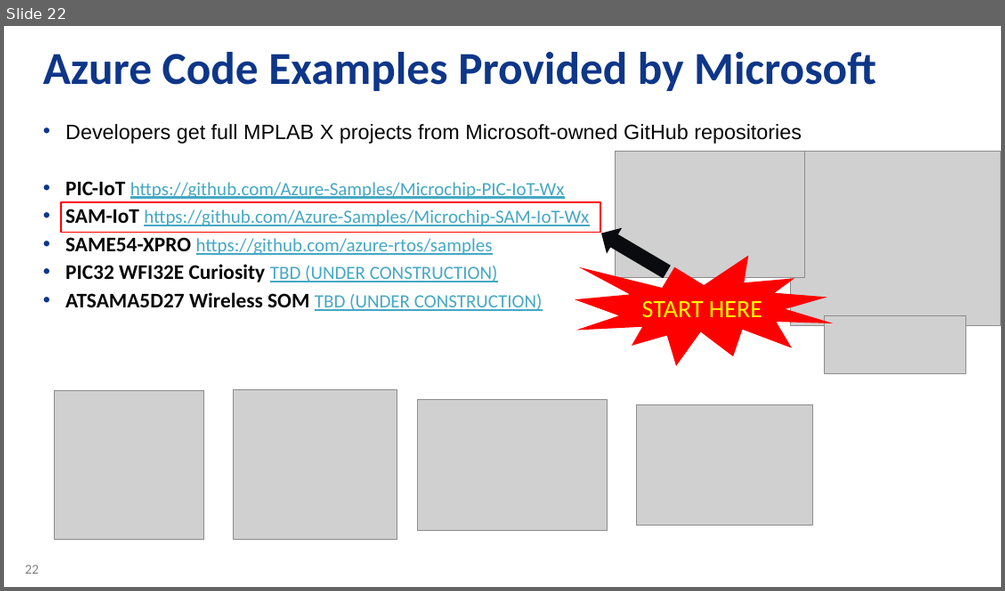
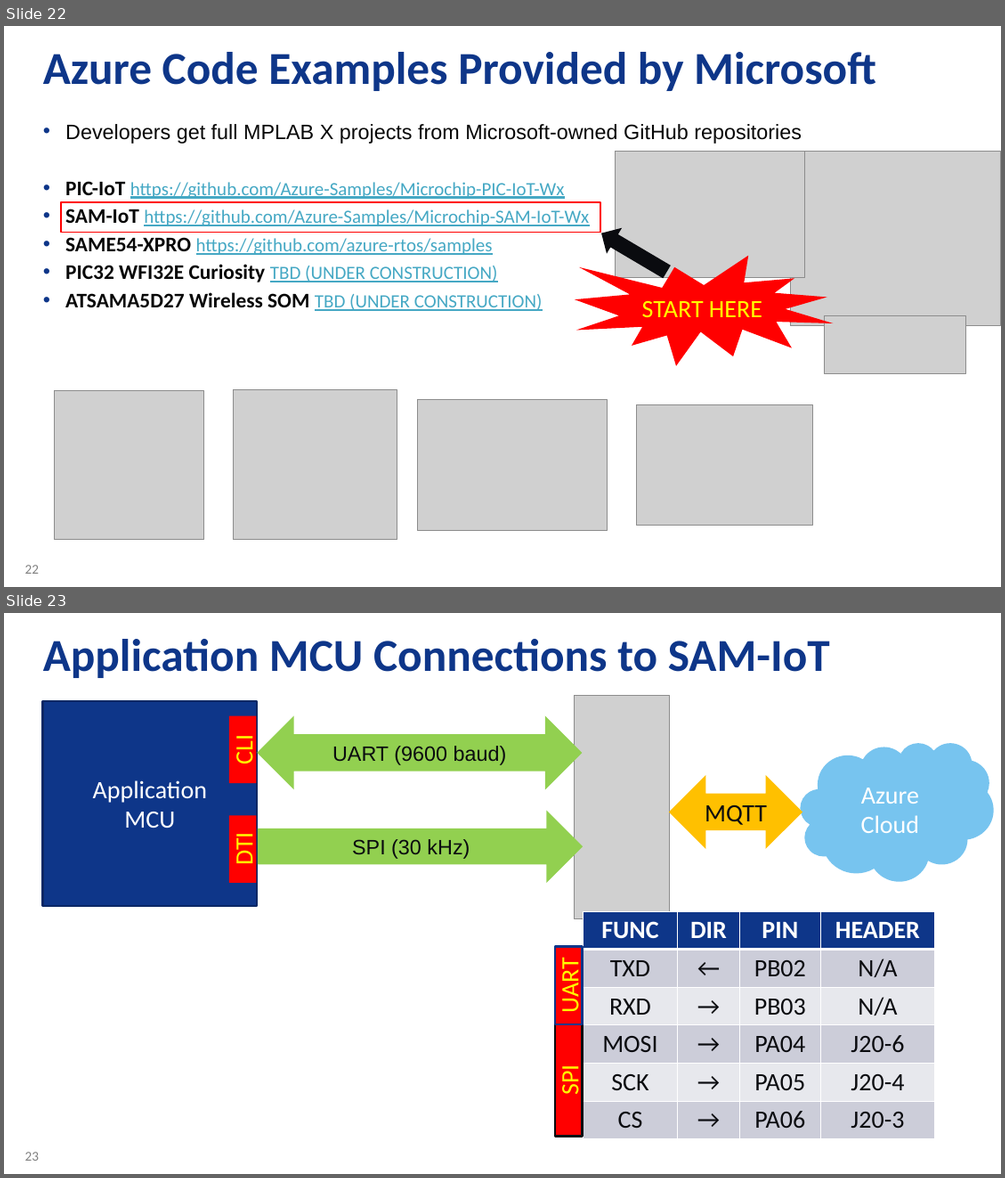
Before and after one commit to danewalton/Microchip-SAM-IoT-Wx, a slide deck: AO-Smith-MSFT-MCHP-r6.pptx. Shown one above the other, each under a label of ours: slide 22 before the commit, slides 22 and 23 after it. The pictures are 1005x591 and 1005x1178 pixels, drawn with LibreOffice and Linux fonts; fonts in the diff are those of the drawing; grey boxes stand for pictures; background and template pictures are left out. Boxes give left, top, right and bottom in pixels: in the first picture for what was removed or moved away, otherwise in the second. Text is boxed around its words. In the diff, an @@ line names an element or a change of style, - is before the commit and + after.

```diff
--- a/AO-Smith-MSFT-MCHP-r6.pptx
+++ b/AO-Smith-MSFT-MCHP-r6.pptx
@@ slide 23 added at [4,613,1001,1174], background #FFFFFF; not listed: 1 template element that a slide beside it also shows @@
@@ title added at [43,639,830,678], 44 pt, text #0E3689, bold @@
+Application MCU Connections to SAM-IoT
@@ rectangle added at [43,701,258,906], fill #0E3689, outline #0A2865 2 pt, 24 pt, text #FFFFFF @@
+Application
+MCU
@@ rectangle added at [228,716,257,783], fill #FF0000, 24 pt, text #FFFF00 @@
+CLI
@@ left right arrow added at [257,715,582,789], fill #92D050, 20 pt, text #0A0B0F @@
+UART (9600 baud)
@@ picture added at [574,695,670,919] @@
@@ cloud added at [801,742,994,881], fill #77C4EF, 24 pt, text #FFFFFF @@
+Azure Cloud
@@ left right arrow added at [669,775,802,850], fill #FFC000, 24 pt, text #0A0B0F @@
+MQTT
@@ rectangle added at [228,815,257,883], fill #FF0000, 24 pt, text #FFFF00 @@
+DTI
@@ right arrow added at [258,811,582,883], fill #92D050, 20 pt, text #0A0B0F @@
+SPI (30 kHz)
@@ table added at [582,911,934,1135], 6 rows, 4 columns @@
+FUNC | DIR | PIN | HEADER
+TXD | ← | PB02 | N/A
+RXD | → | PB03 | N/A
+MOSI | → | PA04 | J20-6
+SCK | → | PA05 | J20-4
+CS | → | PA06 | J20-3
@@ rectangle added at [555,946,582,1024], fill #FF0000, outline #0E3689 2 pt, 24 pt, text #FFFF00 @@
+UART
@@ rectangle added at [555,1024,582,1136], fill #FF0000, outline #0A0B0F 2 pt, 24 pt, text #FFFF00 @@
+SPI
```
Also in this commit, not shown: 2 slides changed, 1 other slide added, 14 other files.
